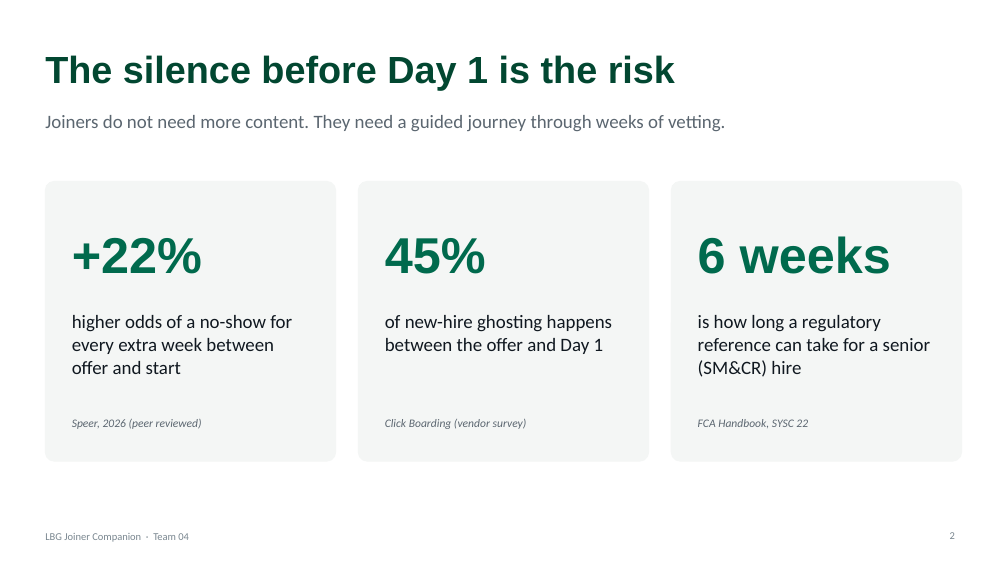
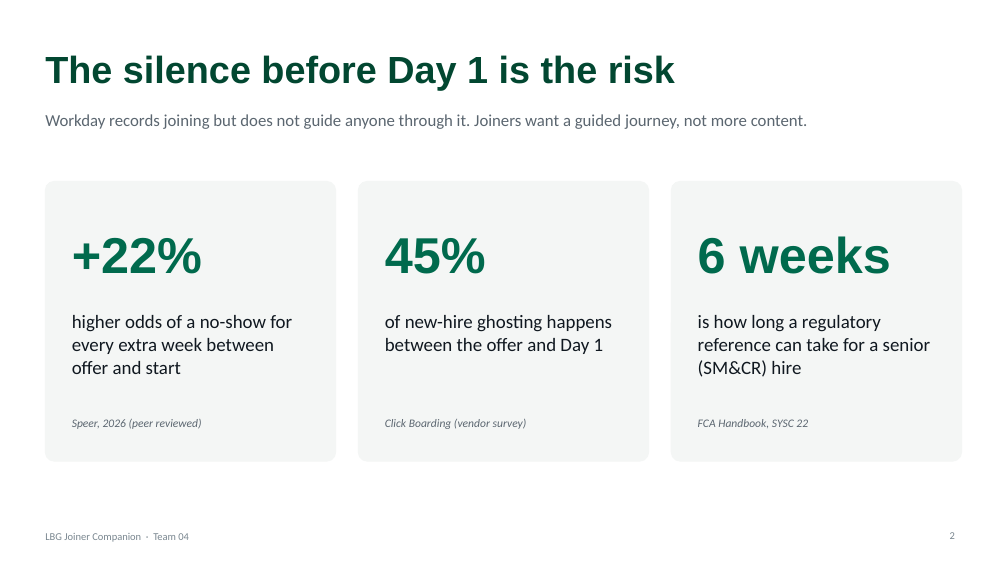
Before and after one commit to KG-droid/GitPushPray, a slide deck: slide 2 of docs/joiner-companion-demo.pptx. Drawn at 1008x567 pixels with LibreOffice and Linux fonts; fonts in the diff are those of the drawing. Boxes give left, top, right and bottom in pixels: in the first picture for what was removed or moved away, otherwise in the second. Text is boxed around its words. In the diff, an @@ line names an element or a change of style, - is before the commit and + after.

```diff
--- a/docs/joiner-companion-demo.pptx
+++ b/docs/joiner-companion-demo.pptx
@@ text at [45,114,808,129]: text changed; size 18 to 16 pt @@
-Joiners do not need more content. They need a guided journey through weeks of vetting.
+Workday records joining but does not guide anyone through it. Joiners want a guided journey, not more content.
```
Also in this commit, not shown: 1 other slide changed, 1 slide added, 1 slide removed.
